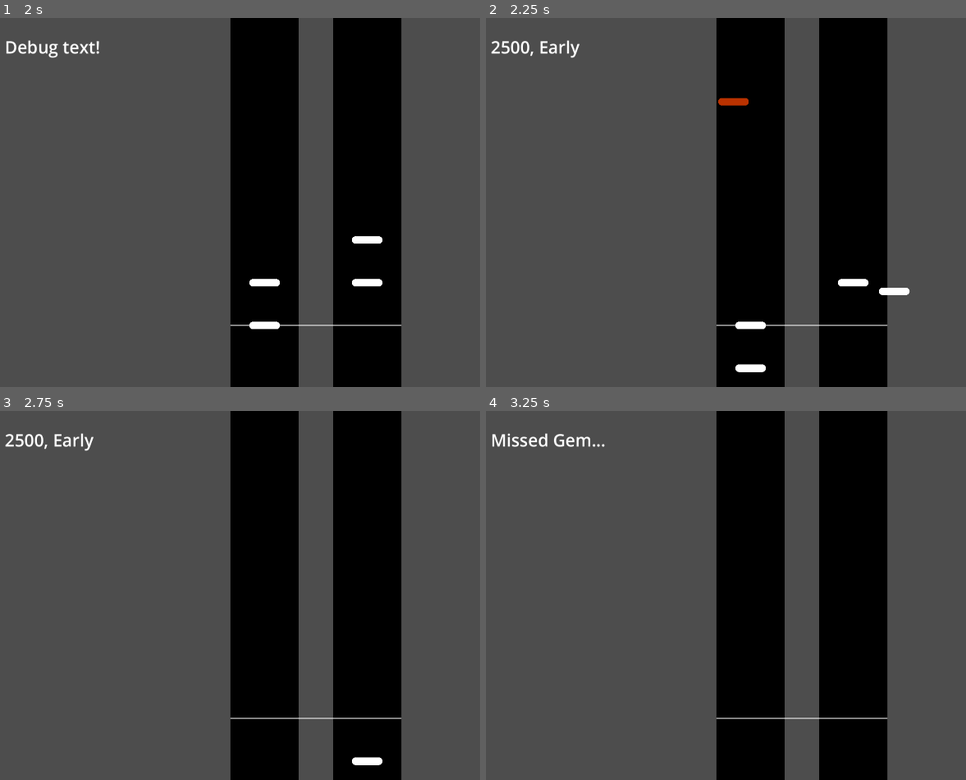
Above: before the commit, frames 1-4 (two rows, left to right).
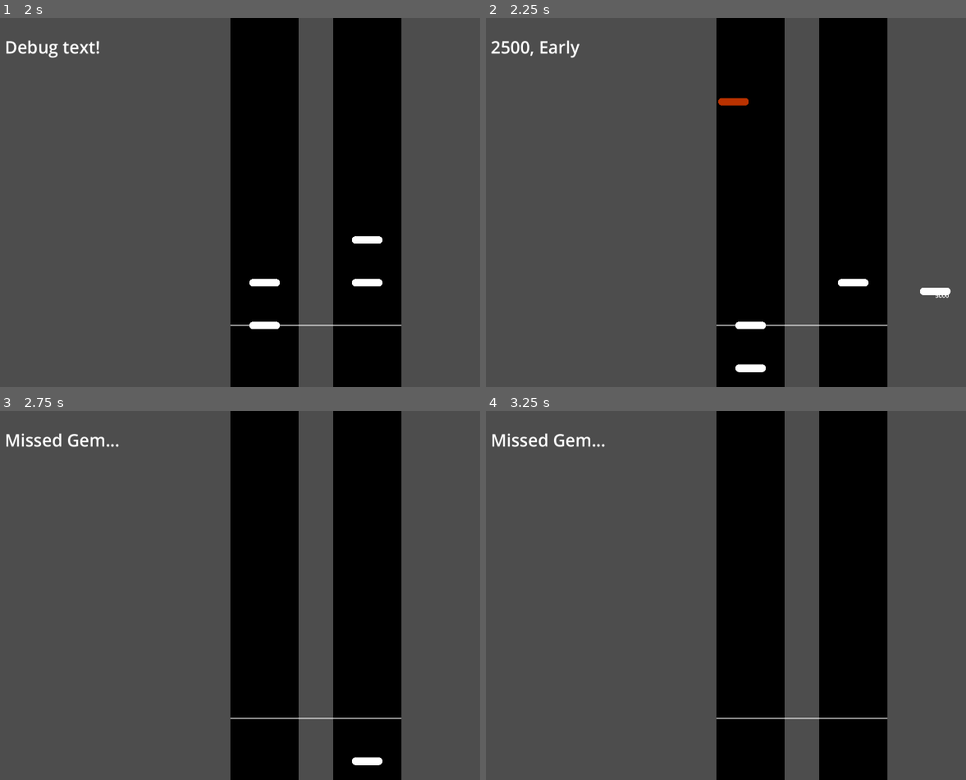
Above: after the commit, the same moments.

Repository: steamboatsonic/JamBop
Game: Godot game, scene res://Gameplay.tscn
The game is run twice, just before and just after one commit, with the same random seed, the same clock (stepped at 60 frames per second) and the same inputs.
Inputs:
- Up to frame 1 (2 s): hold D (Right) 0.53-1.28 s; hold Right (AButton) 0.53-1.28 s; hold S (Down) from 1.28 s (still down); tap Down (BButton) at 1.35 s
- Up to frame 2 (2.25 s): release S (Down) at 2.03 s; hold D (Right) from 2.03 s (still down); hold Up (XButton) from 2.03 s (still down)
- Up to frame 3 (2.75 s): keep holding D (Right); keep holding Up (XButton)
- Up to frame 4 (3.25 s): release D (Right) at 2.78 s; release Up (XButton) at 2.78 s; hold W (Up) from 2.78 s (still down); tap Left (YButton) at 2.85 s

Frame 1 is identical in both runs. In frame 2, 0.3% of the frame differs, in the area x 81-97%, y 73-76%; in frame 3, 0.5%, in the area x 1-25%, y 6-11%; in frame 4, nothing differs.

Commit message:
ScoreText Approaching
- ScoreText the element that shows the value of each hit, added
- TODO: Make ScoreText actually appear

Diff:
--- a/gem.gd
+++ b/gem.gd
@@ -4,8 +4,10 @@
 var gemManager = $"..";
 var xPosition:float = 0;
 var judgment;
+var scoreText;
 
 const judgmentParent = preload("res://judgmentParent.tscn");
+const scoreTextParent = preload("res://scoreText.tscn");
 
 # Called when the node enters the scene tree for the first time.
 func _ready():
@@ -56,7 +58,7 @@
 	if get_meta("Status") == "Hit":
 		if get_meta("Road") == 1:
 			position = Vector2(
-			position.x - 10,
+			position.x - 20,
 			position.y);
 			if position.x < 400:
 				position = Vector2(
@@ -66,7 +68,7 @@
 				visible = false;
 		elif get_meta("Road") == 2:
 			position = Vector2(
-			position.x + 10,
+			position.x + 20,
 			position.y);
 			if position.x > 1520:
 				position = Vector2(
@@ -118,6 +120,7 @@
 		900 - (get_meta("HitAccuracy") * gemManager.get_meta("gravity")));
 	set_meta("Status", "Hit");
 	makeJudgment(get_meta("HitAccuracy"));
+	makeScoreText(get_meta("Score"), get_meta("EarlyHit"));
 
 func miss():
 	if get_meta("Status") != "Hit":
@@ -137,5 +140,11 @@
 		judgment.modulate = Color.WHITE;
 	$"../".add_child(judgment);
 
+func makeScoreText(score:int, EarlyHit:bool):
+	scoreText = scoreTextParent.instantiate();
+	scoreText.position = Vector2.ZERO;
+	self.add_child(scoreText);
+	pass
+
 func writeDebug(textToWrite:String):
 	get_node("../../../DebugText").text = textToWrite;
--- /dev/null
+++ b/scoreText.tscn
@@ -0,0 +1,10 @@
+[gd_scene load_steps=2 format=3 uid="uid://db6t03cm5etl6"]
+
+[sub_resource type="Theme" id="Theme_quesp"]
+default_font_size = 50
+
+[node name="scoreText" type="RichTextLabel"]
+offset_right = 202.0
+offset_bottom = 94.0
+theme = SubResource("Theme_quesp")
+text = "5000"
